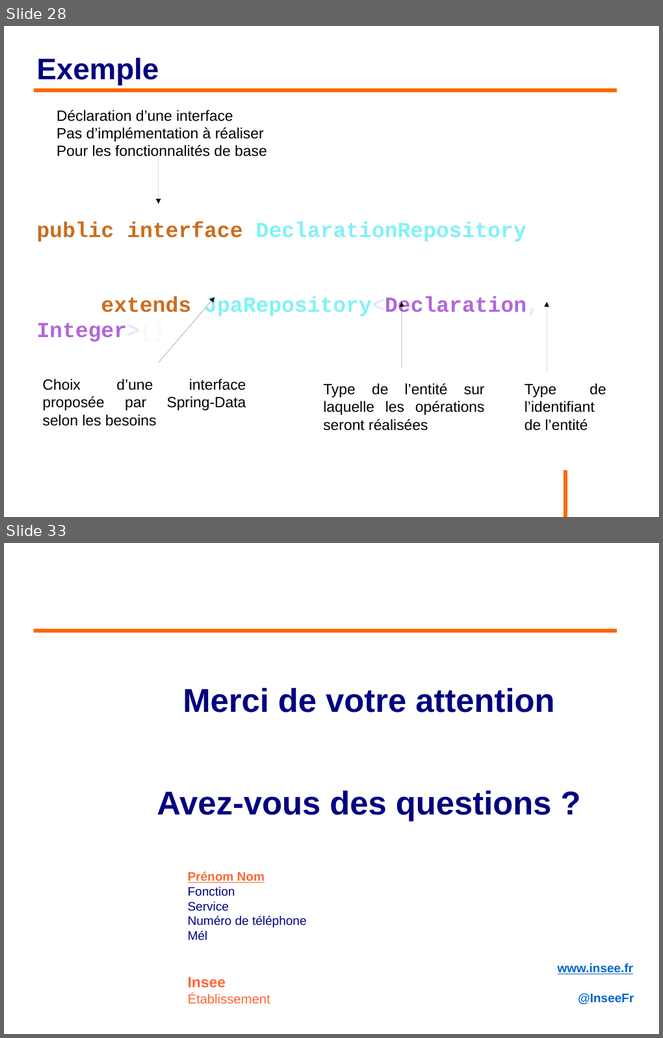
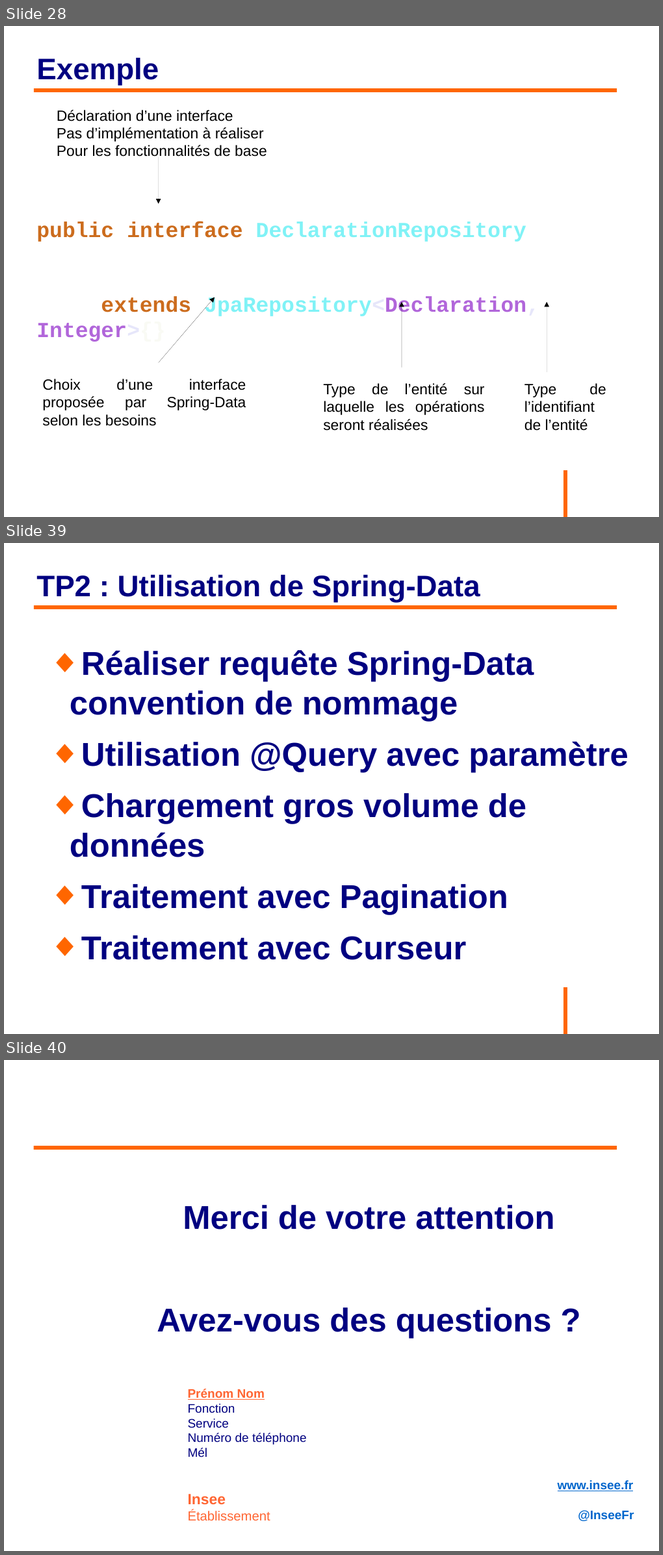
Before and after one commit to philphils/formation-hibernate-avancee, a slide deck: Documentation/diapo_formation_hibernate_avancee.odp. Shown one above the other, each under a label of ours: slides 28 and 33 before the commit, slides 28, 39 and 40 after it; the slides between them are not shown. The pictures are 663x1038 and 663x1555 pixels, drawn with LibreOffice and Linux fonts; fonts in the diff are those of the drawing; background and template pictures are left out. Boxes give left, top, right and bottom in pixels: in the first picture for what was removed or moved away, otherwise in the second. Text is boxed around its words. In the diff, an @@ line names an element or a change of style, - is before the commit and + after.

Commit message:
Fin de la partie diapo Spring-Data, reste le TP

```diff
--- a/Documentation/diapo_formation_hibernate_avancee.odp
+++ b/Documentation/diapo_formation_hibernate_avancee.odp
@@ slide 39 added at (x1=4, y1=543, x2=659, y2=1034), background #FFFFFF; not listed: 1 template element that a slide beside it also shows @@
@@ title added at (x1=36, y1=575, x2=480, y2=603), 36 pt, text #000080, bold @@
+TP2 : Utilisation de Spring-Data
@@ line added from (34, 607) to (618, 607), #FF6600 4.54 pt @@
@@ text added at (x1=70, y1=650, x2=628, y2=960), 40 pt, text #000080, bold @@
+◆ Réaliser requête Spring-Data convention de nommage
+◆ Utilisation @Query avec paramètre
+◆ Chargement gros volume de données
+◆ Traitement avec Pagination
+◆ Traitement avec Curseur
@@ what was slide 33 is now slide 40 @@
```
Also in this commit, not shown: 5 slides changed, 6 other slides added.
